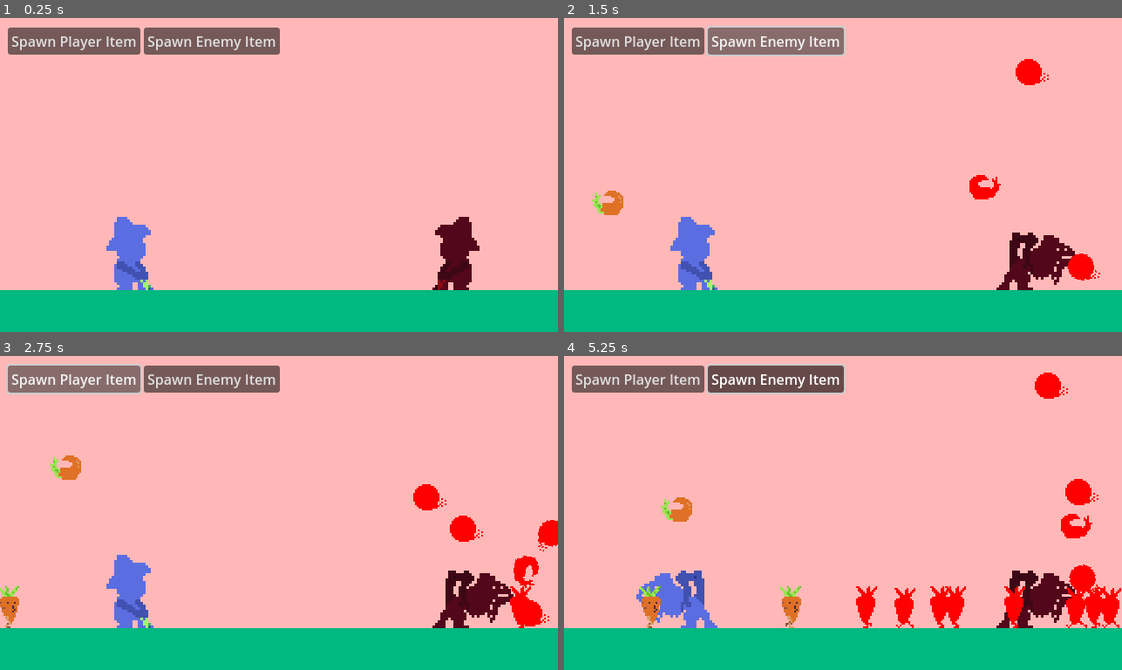
Above: before the commit, frames 1-4 (two rows, left to right).
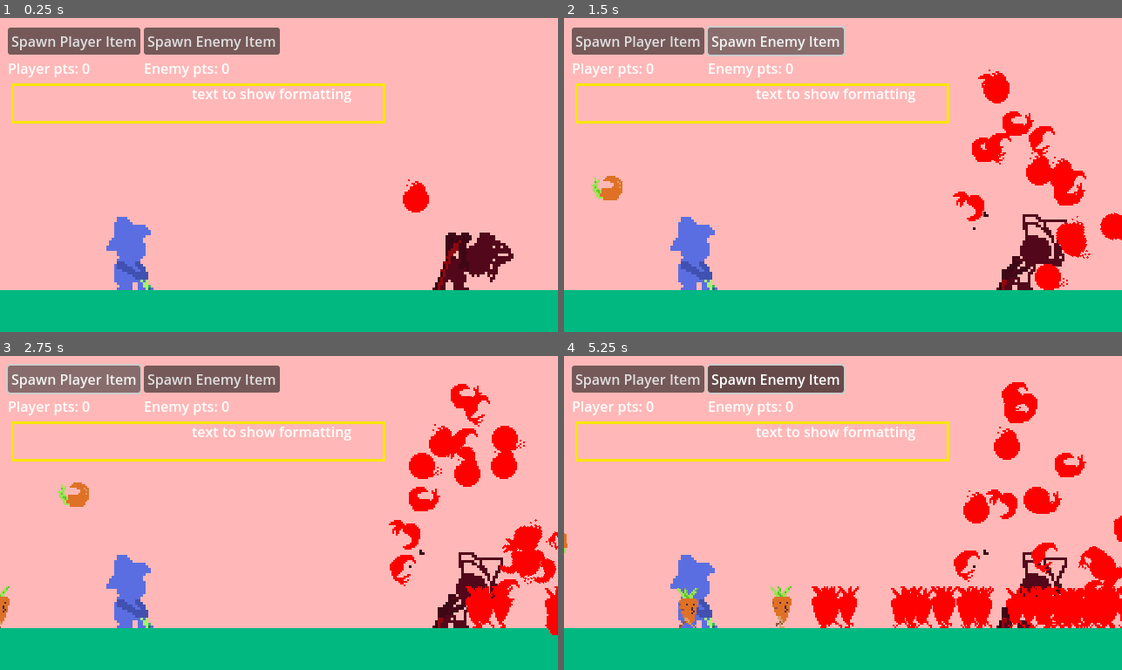
Above: after the commit, the same moments.

Repository: a3leong/farm-fiesta
Game: Godot game, scene res://main.tscn
Two runs of this game, one before a commit and one after it. Both use one fixed random seed, a clock stepped at 60 frames per second and the inputs below.
Inputs:
- Up to frame 1 (0.25 s): no input
- Up to frame 2 (1.5 s): click "Spawn Player Item" at 0.5 s; click "Spawn Enemy Item" at 1.25 s
- Up to frame 3 (2.75 s): click "Spawn Player Item" at 2 s
- Up to frame 4 (5.25 s): click "Spawn Enemy Item" at 2.75 s; click "Spawn Player Item" at 3.5 s; click "Spawn Enemy Item" at 4.25 s; hold Space (pick_item) from 5.03 s (still down)

The runs differ from the first frame. In frame 1, 3.6% of the frame differs, in the area x 1-93%, y 14-87%; in frame 2, 7.6%; in frame 3, 9.5%; in frame 4, 13%, in the area x 0-100%, y 5-87%.

Commit message:
feat: rps system for units with scorekeeping

Diff:
--- a/DebugUI.gd
+++ b/DebugUI.gd
@@ -3,9 +3,27 @@
 signal debugSpawnPlayerUnit
 signal debugSpawnEnemyUnit
 
+@onready var game_variables = get_node("/root/GameVariables")
+
+func _ready():
+	# Connect signals from globals
+	game_variables.player_score_update.connect(_handlePlayerScoreUpdate)
+	game_variables.enemy_score_update.connect(_handleEnemyScoreUpdate)
+
+func _handlePlayerScoreUpdate(score):
+	_update_player_pts(score)
+
+func _handleEnemyScoreUpdate(score):
+	_update_enemy_pts(score)
+
 func _on_spawn_player_pressed():
 	debugSpawnPlayerUnit.emit()
 
-
 func _on_spawn_enemy_pressed():
 	debugSpawnEnemyUnit.emit()
+
+func _update_player_pts(pts: int):
+	$GridContainer/PlayerPts.set_text("Player pts: " + str(pts))
+
+func _update_enemy_pts(pts: int):
+	$GridContainer/EnemyPts.set_text("Enemy pts: " + str(pts))
--- a/classes/Unit/carrotman.tscn
+++ b/classes/Unit/carrotman.tscn
@@ -1,8 +1,8 @@
-[gd_scene load_steps=24 format=3 uid="uid://3os4fnp5uhpe"]
+[gd_scene load_steps=24 format=3]
 
 [ext_resource type="Script" path="res://classes/Unit/carrotman.gd" id="1_gryj4"]
 [ext_resource type="Texture2D" uid="uid://cnf75xpg6rkw" path="res://assets/carrot-Sheet-Sheet.png" id="2_frsh3"]
-[ext_resource type="Texture2D" uid="uid://dqfu4nci5q3o" path="res://assets/carrot-spin-sheet.png" id="3_r8nm4"]
+[ext_resource type="Texture2D" uid="uid://dqfu4nci5q3o" path="res://assets/sprite_sheets/farmer/scissors/pluck.png" id="3_r8nm4"]
 
 [sub_resource type="PhysicsMaterial" id="PhysicsMaterial_uslyc"]
 rough = true
--- a/classes/Unit/unit.gd
+++ b/classes/Unit/unit.gd
@@ -12,13 +12,17 @@
 ## @tutorial:            http://the/tutorial1/url.com
 ## @tutorial(Tutorial2): http://the/tutorial2/url.com
 
-# TODO: Actually figure out how to explicit the enum from another class
-var activeState: int = UnitStateEnum.NONE # No init state to keep it explicit
-var unitOwner: int = UnitOwnerEnum.PLAYER
+# TODO: Actually figure out how to explicit the enum from another class (probably named?)
+var active_state: UnitStateEnum.VALUES = UnitStateEnum.VALUES.NONE # No init state to keep it explicit
+var unit_owner: UnitOwnerEnum.VALUES = UnitOwnerEnum.VALUES.PLAYER
 
-func init(initOwner: int):
-	$UnitStateWalking.init(initOwner)
-	$UnitStatePluck.init(initOwner)
+var unit_type
+
+func init(init_owner: UnitOwnerEnum.VALUES, init_type: UnitTypeEnum.VALUES):
+	unit_owner = init_owner
+	unit_type = init_type
+	$UnitStateWalking.init(init_owner, init_type)
+	$UnitStatePluck.init(init_owner, init_type)
 
 ## _die()
 ## Play death animation for unit then clean up memory
@@ -31,10 +35,10 @@
 ## TODO: I don't think this should apply to this case but special case needs to be made to
 ## actually set the position on a rigidbody2D after it's been spawned
 func _get_current_position() -> Vector2:
-	match(activeState):
-		UnitStateEnum.WALKING:
+	match(active_state):
+		UnitStateEnum.VALUES.WALKING:
 			return $UnitStateWalking.position
-		UnitStateEnum.PLUCK:
+		UnitStateEnum.VALUES.PLUCK:
 			return $UnitStatePluck/RigidBody2D.position
 
 	print("No matching state found!")
@@ -42,22 +46,22 @@
 ## set_state()
 ##
 ## Abstraction layer for setting active unit state
-func set_state(state: int, currentPos: Vector2):
-	activeState = state
+func set_state(state: UnitStateEnum.VALUES, currentPos: Vector2):
+	active_state = state
 	match(state):
-		UnitStateEnum.WALKING:
+		UnitStateEnum.VALUES.WALKING:
 			_set_state_walking(currentPos)
-		UnitStateEnum.PLUCK:
+		UnitStateEnum.VALUES.PLUCK:
 			_set_state_pluck(currentPos)
 
 ## call_state()
 ##
 ## Abstraction fn for calling a function with args for a unit state
-func call_state(state: int, method: String, args: Array):
+func call_state(state: UnitStateEnum.VALUES, method: String, args: Array):
 	match(state):
-		UnitStateEnum.WALKING:
+		UnitStateEnum.VALUES.WALKING:
 			$UnitStateWalking.callv(method, args)
-		UnitStateEnum.PLUCK:
+		UnitStateEnum.VALUES.PLUCK:
 			$UnitStatePluck.callv(method, args)
 
 ## _hidStates()
@@ -65,19 +69,19 @@
 ##
 ## exceptions -- State names to exclude in hiding
 func _hide_states(exceptions: Dictionary):
-	if !exceptions.has(UnitStateEnum.WALKING):
+	if !exceptions.has(UnitStateEnum.VALUES.WALKING):
 		$UnitStateWalking.set_as_inactive_state()
-	if !exceptions.has(UnitStateEnum.PLUCK):
+	if !exceptions.has(UnitStateEnum.VALUES.PLUCK):
 		$UnitStatePluck.set_as_inactive_state()
 
 func _set_state_walking(currentPos: Vector2):
-	_hide_states({ UnitStateEnum.WALKING: true })
+	_hide_states({ UnitStateEnum.VALUES.WALKING: true })
 	var positionToSet = currentPos if currentPos else _get_current_position()
 	$UnitStateWalking.set_as_active_state(positionToSet)
 	$UnitStateWalking.start_walk()
 
 func _set_state_pluck(currentPos: Vector2):
-	_hide_states({ UnitStateEnum.PLUCK: true })
+	_hide_states({ UnitStateEnum.VALUES.PLUCK: true })
 	var positionToSet = currentPos if currentPos else _get_current_position()
 	$UnitStatePluck.set_as_active_state(positionToSet)
 
@@ -85,9 +89,13 @@
 func _on_unit_state_pluck_bounced_twice(globalPosition: Vector2):
 	# We only want the x position, course correct so carrot is actually walking on the ground
 	var floorHeightPos = ProjectSettings.get_setting("display/window/size/viewport_height") - floorHeight
-	set_state(UnitStateEnum.WALKING, Vector2(globalPosition.x, floorHeightPos))
+	set_state(UnitStateEnum.VALUES.WALKING, Vector2(globalPosition.x, floorHeightPos))
 
 
-func _on_unit_state_walking_unit_collision(ownedUnit: Area2D, enemyUnit: Area2D):
-	unitCollide.emit(ownedUnit, enemyUnit)
-	_die()
+func _on_unit_state_walking_unit_collision(owned_unit: Area2D, enemy_unit: Area2D):
+	var fight_result = UnitTypeEnum.unit_matchup_results(owned_unit.unit_type, enemy_unit.unit_type)
+	if owned_unit.unit_owner == UnitOwnerEnum.VALUES.PLAYER:
+		unitCollide.emit(fight_result)
+	# 1 means win, 0 and -1 means die
+	if fight_result < 1:
+		_die()
--- a/classes/Unit/unit_state_pluck.gd
+++ b/classes/Unit/unit_state_pluck.gd
@@ -6,16 +6,18 @@
 
 var bounceCount = 0
 var emitted = false
-var unitOwner
+var unit_owner
+var unit_type
 
 # System called on script init
 func _init():
 	set_as_inactive_state()
 
 # Dev called init function
-func init(initOwner):
-	unitOwner = initOwner
-	if unitOwner == UnitOwnerEnum.ENEMY:
+func init(init_owner, init_type):
+	unit_owner = init_owner
+	unit_type = init_type
+	if unit_owner == UnitOwnerEnum.VALUES.ENEMY:
 		set_modulate(Color(255, 0, 0))
 
 func set_as_active_state(curPos: Vector2):
@@ -27,14 +29,14 @@
 	hide()
 	call_deferred("set_process_mode", ProcessMode.PROCESS_MODE_DISABLED)
 
-func start_pluck(unitOwnerValue, thrownForce: Vector2):
+func start_pluck(unit_owner_value, thrown_force: Vector2):
 	$RigidBody2D/AnimatedSprite2D.play("default")
 
-	if unitOwnerValue == ENEMY:
+	if unit_owner_value == ENEMY:
 		$RigidBody2D/AnimatedSprite2D.set_flip_h(true)
 
-	unitOwner = unitOwnerValue
-	$RigidBody2D.set_linear_velocity(Vector2(-thrownForce.x if unitOwnerValue == PLAYER else thrownForce.x, -thrownForce.y))
+	unit_owner = unit_owner_value
+	$RigidBody2D.set_linear_velocity(Vector2(-thrown_force.x if unit_owner_value == PLAYER else thrown_force.x, -thrown_force.y))
 
 func _on_rigid_body_2d_body_entered(body):
 	if body.name == "Ground":
--- a/classes/Unit/unit_state_pluck.tscn
+++ b/classes/Unit/unit_state_pluck.tscn
@@ -1,33 +1,33 @@
-[gd_scene load_steps=12 format=3 uid="uid://c3bqe2ckst7tx"]
+[gd_scene load_steps=12 format=3 uid="uid://jrseyta66pwc"]
 
-[ext_resource type="Texture2D" uid="uid://dqfu4nci5q3o" path="res://assets/carrot-spin-sheet.png" id="1_8f1ur"]
 [ext_resource type="Script" path="res://classes/Unit/unit_state_pluck.gd" id="1_ajuvx"]
+[ext_resource type="Texture2D" uid="uid://dqfu4nci5q3o" path="res://assets/sprite_sheets/farmer/scissors/pluck.png" id="2_pfpae"]
 
 [sub_resource type="PhysicsMaterial" id="PhysicsMaterial_8swnn"]
 bounce = 0.68
 
 [sub_resource type="AtlasTexture" id="AtlasTexture_eal82"]
-atlas = ExtResource("1_8f1ur")
+atlas = ExtResource("2_pfpae")
 region = Rect2(0, 0, 24, 24)
 
 [sub_resource type="AtlasTexture" id="AtlasTexture_twjy0"]
-atlas = ExtResource("1_8f1ur")
+atlas = ExtResource("2_pfpae")
 region = Rect2(24, 0, 24, 24)
 
 [sub_resource type="AtlasTexture" id="AtlasTexture_3gmy1"]
-atlas = ExtResource("1_8f1ur")
+atlas = ExtResource("2_pfpae")
 region = Rect2(48, 0, 24, 24)
 
 [sub_resource type="AtlasTexture" id="AtlasTexture_qs8s8"]
-atlas = ExtResource("1_8f1ur")
+atlas = ExtResource("2_pfpae")
 region = Rect2(72, 0, 24, 24)
 
 [sub_resource type="AtlasTexture" id="AtlasTexture_6lqhc"]
-atlas = ExtResource("1_8f1ur")
+atlas = ExtResource("2_pfpae")
 region = Rect2(96, 0, 24, 24)
 
 [sub_resource type="AtlasTexture" id="AtlasTexture_ylr3j"]
-atlas = ExtResource("1_8f1ur")
+atlas = ExtResource("2_pfpae")
 region = Rect2(120, 0, 24, 24)
 
 [sub_resource type="SpriteFrames" id="SpriteFrames_pg68l"]
--- a/classes/Unit/unit_state_walking.gd
+++ b/classes/Unit/unit_state_walking.gd
@@ -3,7 +3,8 @@
 var speed: float = 100
 
 var isWalking = false
-var unitOwner
+var unit_owner
+var unit_type
 
 signal unit_collision
 
@@ -12,10 +13,11 @@
 	set_as_inactive_state()
 
 # Dev called init function
-func init(initOwner):
-	unitOwner = initOwner
-	$Area2D.init(unitOwner)
-	if unitOwner == UnitOwnerEnum.ENEMY:
+func init(init_owner, init_type):
+	unit_owner = init_owner
+	unit_type = init_type
+	$Area2D.init(unit_owner, init_type)
+	if unit_owner == UnitOwnerEnum.VALUES.ENEMY:
 		$Area2D/AnimatedSprite2D.set_flip_h(true)
 		speed = -speed
 		set_modulate(Color(255, 0, 0))
@@ -34,5 +36,5 @@
 
 
 func _on_area_2d_area_entered(area):
-	if unitOwner != area.unitOwner:
+	if unit_owner != area.unit_owner:
 		unit_collision.emit($Area2D, area)
--- a/classes/Unit/unit_state_walking.tscn
+++ b/classes/Unit/unit_state_walking.tscn
@@ -1,23 +1,23 @@
-[gd_scene load_steps=10 format=3 uid="uid://d2w0bnyplubyx"]
+[gd_scene load_steps=10 format=3 uid="uid://dhxr22ekp6ckp"]
 
 [ext_resource type="Script" path="res://classes/Unit/unit_state_walking.gd" id="1_28cq0"]
-[ext_resource type="Texture2D" uid="uid://conmcqk5yptos" path="res://assets/carrot-walk-Sheet.png" id="2_2e1u8"]
 [ext_resource type="Script" path="res://classes/Unit/unit_state_walking_area2d.gd" id="2_q1oxw"]
+[ext_resource type="Texture2D" uid="uid://conmcqk5yptos" path="res://assets/sprite_sheets/farmer/scissors/walking.png" id="3_cwwsl"]
 
 [sub_resource type="AtlasTexture" id="AtlasTexture_mk376"]
-atlas = ExtResource("2_2e1u8")
+atlas = ExtResource("3_cwwsl")
 region = Rect2(0, 0, 24, 24)
 
 [sub_resource type="AtlasTexture" id="AtlasTexture_n81bs"]
-atlas = ExtResource("2_2e1u8")
+atlas = ExtResource("3_cwwsl")
 region = Rect2(24, 0, 24, 24)
 
 [sub_resource type="AtlasTexture" id="AtlasTexture_741td"]
-atlas = ExtResource("2_2e1u8")
+atlas = ExtResource("3_cwwsl")
 region = Rect2(48, 0, 24, 24)
 
 [sub_resource type="AtlasTexture" id="AtlasTexture_nwutf"]
-atlas = ExtResource("2_2e1u8")
+atlas = ExtResource("3_cwwsl")
 region = Rect2(72, 0, 24, 24)
 
 [sub_resource type="SpriteFrames" id="SpriteFrames_opyln"]
--- a/classes/Unit/unit_state_walking_area2d.gd
+++ b/classes/Unit/unit_state_walking_area2d.gd
@@ -1,7 +1,9 @@
 extends Area2D
 # This script exists to hold the unit owner property
 
-var unitOwner = UnitOwnerEnum.PLAYER
+var unit_owner: UnitOwnerEnum.VALUES = UnitOwnerEnum.VALUES.PLAYER
+var unit_type: UnitTypeEnum.VALUES = UnitTypeEnum.VALUES.ROCK
 
-func init(newUnitOwner: int):
-	unitOwner = newUnitOwner
+func init(init_owner: UnitOwnerEnum.VALUES, init_type):
+	unit_owner = init_owner
+	unit_type = init_type
--- /dev/null
+++ b/classes/Unit/units.json
@@ -0,0 +1,20 @@
+{
+	"farmer": {
+		"rock": {
+		},
+		"paper": {
+			"sprites": {
+				"pluck": "",
+				"walking": "",
+				"die": ""
+			}
+		},
+		"scissors": {
+			"sprites": {
+				"pluck": "",
+				"walking": "",
+				"die": ""
+			}
+		}
+	}
+}
--- a/debug_ui.tscn
+++ b/debug_ui.tscn
@@ -29,5 +29,13 @@
 layout_mode = 2
 text = "Spawn Enemy Item"
 
+[node name="PlayerPts" type="Label" parent="GridContainer"]
+layout_mode = 2
+text = "Player pts: 0"
+
+[node name="EnemyPts" type="Label" parent="GridContainer"]
+layout_mode = 2
+text = "Enemy pts: 0"
+
 [connection signal="pressed" from="GridContainer/SpawnPlayer" to="." method="_on_spawn_player_pressed"]
 [connection signal="pressed" from="GridContainer/SpawnEnemy" to="." method="_on_spawn_enemy_pressed"]
--- a/enums/unit_owner.gd
+++ b/enums/unit_owner.gd
@@ -1,5 +1,5 @@
 class_name UnitOwnerEnum
-enum {
+enum VALUES {
 	PLAYER,
 	ENEMY
 }
--- a/enums/unit_state.gd
+++ b/enums/unit_state.gd
@@ -1,5 +1,5 @@
 class_name UnitStateEnum
-enum {
+enum VALUES {
 	NONE,
 	WALKING,
 	PLUCK
--- /dev/null
+++ b/enums/unit_type.gd
@@ -0,0 +1,27 @@
+class_name UnitTypeEnum
+
+enum VALUES {
+	ROCK,
+	PAPER,
+	SCISSORS
+}
+
+# Returns -1 if unit loses to
+# Returns 0 if unit is even
+# Returns 1 if unit beats other unit
+# This logic only accounts for RPS, if you add more complexity update this fn
+static func unit_matchup_results(u1_type, u2_type) -> int:
+	if u1_type == u2_type:
+		print("NOBODY WINS")
+		return 0
+
+	var return_value = -2
+
+	if u1_type == VALUES.ROCK:
+		return_value =  1 if u2_type == VALUES.SCISSORS else -1
+	if u1_type == VALUES.PAPER:
+		return_value = 1 if u2_type == VALUES.ROCK else -1
+	if u1_type == VALUES.SCISSORS:
+		return_value =  1 if u2_type == VALUES.PAPER else -1
+
+	return return_value
--- /dev/null
+++ b/globals/game_variables.gd
@@ -0,0 +1,23 @@
+extends Node
+
+signal player_score_update
+signal enemy_score_update
+
+var player_score = 0
+var enemy_score = 0
+
+enum UNIT_OWNER {PLAYER, ENEMY}
+
+func _set_score(unitOwner: UNIT_OWNER, score: int):
+	if unitOwner == UNIT_OWNER.PLAYER:
+		player_score = score
+		player_score_update.emit(score)
+	if unitOwner == UNIT_OWNER.ENEMY:
+		enemy_score = score
+		enemy_score_update.emit(score)
+
+func inc_player_score():
+	_set_score(UNIT_OWNER.PLAYER, player_score + 1)
+
+func inc_enemy_score():
+	_set_score(UNIT_OWNER.ENEMY, enemy_score + 1)
--- a/main.gd
+++ b/main.gd
@@ -4,7 +4,7 @@
 @export var spawn_throw_force = Vector2(100, 400)
 @export var spawn_throw_variance_y = 300
 @export var spawn_throw_variance_x = 50
-
+@onready var game_variables = get_node("/root/GameVariables")
 const unitEmitter = preload("res://classes/Unit/unit.tscn")
 
 func _generateRandomPluck2DVector():
@@ -20,17 +20,27 @@
 
 func _on_debug_ui_debug_spawn_enemy_unit():
 	print("debug: spawn enemy unit")
-	spawn_unit(UnitOwnerEnum.ENEMY)
+	spawn_unit(UnitOwnerEnum.VALUES.ENEMY, UnitTypeEnum.VALUES.ROCK)
 
 
 func _on_debug_ui_debug_spawn_player_unit():
 	print("debug: spawn player unit")
-	spawn_unit(UnitOwnerEnum.PLAYER)
+	spawn_unit(UnitOwnerEnum.VALUES.PLAYER, UnitTypeEnum.VALUES.ROCK)
 
-func _input(event):
-	if (event.is_action_pressed("pick_item")):
+func _input(event: InputEvent):
+	if event.is_action_pressed("rock") || event.is_action_pressed("paper") || event.is_action_pressed("scissors"):
 		$Farmer.pick_item()
-		spawn_unit(UnitOwnerEnum.PLAYER)
+		var eventAsEnum
+		if event.is_action_pressed("rock"):
+			eventAsEnum = UnitTypeEnum.VALUES.ROCK
+		elif event.is_action_pressed("paper"):
+			eventAsEnum = UnitTypeEnum.VALUES.PAPER
+		elif event.is_action_pressed("scissors"):
+			eventAsEnum = UnitTypeEnum.VALUES.SCISSORS
+		else:
+			print("Error occured, unrecognized input for unit spawn")
+			eventAsEnum = UnitTypeEnum.VALUES.ROCK
+		spawn_unit(UnitOwnerEnum.VALUES.PLAYER, eventAsEnum)
 
 #func spawn_unit_OLD(unitOwner):
 #	var spawnedUnit = carrotmanScene.instantiate()
@@ -46,31 +56,43 @@
 #	$AudioManager.pluckUp(pluckSFXPitchScale)
 #	add_child(spawnedUnit)
 
+## _on_unit_collide
+## Describes to the game runner who the winner of a unit collision is.
+## The unit management of the fight results is handled by the reporting nodes.
+## Since the only one reporting the fight is the player's unit, we don't have to
+## account for fight results from the enemy unit.
+##
+## fight_winner - -1 means enemy won, 0 means tie, 1 means player unit won
+func _on_unit_collide(fight_winner: int):
+	# Nothing happens on tie to the scores
+	if fight_winner == 1:
+		game_variables.inc_player_score()
+	elif fight_winner == -1:
+		game_variables.inc_enemy_score()
 
-func _on_unit_collide(playerUnit: Area2D, enemyUnit: Area2D):
-	print("on unit collide signal")
+func spawn_unit(unit_owner: UnitOwnerEnum.VALUES, unit_type: UnitTypeEnum.VALUES):
+	var spawned_scene = unitScene.instantiate()
+	spawned_scene.unitCollide.connect(_on_unit_collide)
 
-func spawn_unit(unitOwner):
-	var spawnedUnit = unitScene.instantiate()
-	spawnedUnit.unitCollide.connect(_on_unit_collide)
+	var start_position
+	if unit_owner == UnitOwnerEnum.VALUES.PLAYER:
+		start_position = $PlayerUnitSpawnPosition.position
+	else:
+		start_position = $EnemyUnitSpawnPosition.position
 
-	var startPosition
-	if unitOwner == UnitOwnerEnum.PLAYER:
-		startPosition = $PlayerUnitSpawnPosition.position
-	else:
-		startPosition = $EnemyUnitSpawnPosition.position
-
-	var pluckForceVector = _generateRandomPluck2DVector()
-	var pluckSFXPitchScale = ((pluckForceVector.y - spawn_throw_force.y) / spawn_throw_variance_y * .25) + .75
-	spawnedUnit.init(unitOwner)
-	spawnedUnit.set_state(UnitStateEnum.PLUCK, startPosition)
-	spawnedUnit.call_state(UnitStateEnum.PLUCK, "start_pluck", [unitOwner, pluckForceVector])
+	var pluck_force = _generateRandomPluck2DVector()
+	var pluckSFXPitchScale = ((pluck_force.y - spawn_throw_force.y) / spawn_throw_variance_y * .25) + .75
+	spawned_scene.init(unit_owner, unit_type)
+	spawned_scene.set_state(UnitStateEnum.VALUES.PLUCK, start_position)
+	spawned_scene.call_state(UnitStateEnum.VALUES.PLUCK, "start_pluck", [unit_owner, pluck_force])
 	$AudioManager.pluck_up(pluckSFXPitchScale)
-	add_child(spawnedUnit)
+	add_child(spawned_scene)
 
 func _on_enemy_farmer_pick_timer_timeout():
 	# Attempt to randomize to simulate player input
 	var shouldSpawnEnemy = randi() % 2 # Gives random value of either 0 or 1
 	if shouldSpawnEnemy == 0:
 		$EnemyFarmer.pick_item()
-		spawn_unit(UnitOwnerEnum.ENEMY)
+		var unitTypeInt = randi() % UnitTypeEnum.VALUES.size()
+		print(UnitTypeEnum.VALUES.keys()[unitTypeInt])
+		spawn_unit(UnitOwnerEnum.VALUES.ENEMY, UnitTypeEnum.VALUES.values()[unitTypeInt])
--- a/main.tscn
+++ b/main.tscn
@@ -1,10 +1,11 @@
-[gd_scene load_steps=7 format=3 uid="uid://cksvr8m5rm5x3"]
+[gd_scene load_steps=8 format=3 uid="uid://cksvr8m5rm5x3"]
 
 [ext_resource type="PackedScene" uid="uid://dx36xgy83f8vw" path="res://debug_ui.tscn" id="1_3ksjr"]
 [ext_resource type="Script" path="res://main.gd" id="1_rkl1y"]
 [ext_resource type="PackedScene" uid="uid://c1cm7khls3r1w" path="res://classes/Unit/unit.tscn" id="2_gnb1n"]
 [ext_resource type="PackedScene" uid="uid://c6lmx45nhktp" path="res://audio_manager.tscn" id="3_502kr"]
 [ext_resource type="PackedScene" uid="uid://bi2ji4jbpjtyy" path="res://classes/Player/farmer.tscn" id="4_2eqrv"]
+[ext_resource type="PackedScene" uid="uid://dldaqt5rq5ah2" path="res://ui.tscn" id="5_tlqvg"]
 
 [sub_resource type="RectangleShape2D" id="RectangleShape2D_4if47"]
 size = Vector2(2000, 48)
@@ -12,6 +13,7 @@
 [node name="Main" type="Node2D"]
 script = ExtResource("1_rkl1y")
 unitScene = ExtResource("2_gnb1n")
+enemySpawnSpeed = 0.05
 
 [node name="AudioManager" parent="." instance=ExtResource("3_502kr")]
 
@@ -48,6 +50,12 @@
 
 [node name="DebugUI" parent="." instance=ExtResource("1_3ksjr")]
 
+[node name="UI" parent="." instance=ExtResource("5_tlqvg")]
+offset_left = -8.0
+offset_top = 64.0
+offset_right = -8.0
+offset_bottom = 64.0
+
 [node name="Farmer" parent="." instance=ExtResource("4_2eqrv")]
 position = Vector2(152, 264)
 
--- a/project.godot
+++ b/project.godot
@@ -14,6 +14,10 @@
 run/main_scene="res://main.tscn"
 config/features=PackedStringArray("4.0", "GL Compatibility")
 config/icon="res://icon.svg"
+
+[autoload]
+
+GameVariables="*res://globals/game_variables.gd"
 
 [debug]
 
@@ -40,6 +44,21 @@
 "events": [Object(InputEventKey,"resource_local_to_scene":false,"resource_name":"","device":-1,"window_id":0,"alt_pressed":false,"shift_pressed":false,"ctrl_pressed":false,"meta_pressed":false,"pressed":false,"keycode":0,"physical_keycode":32,"key_label":0,"unicode":32,"echo":false,"script":null)
 ]
 }
+rock={
+"deadzone": 0.5,
+"events": [Object(InputEventKey,"resource_local_to_scene":false,"resource_name":"","device":-1,"window_id":0,"alt_pressed":false,"shift_pressed":false,"ctrl_pressed":false,"meta_pressed":false,"pressed":false,"keycode":0,"physical_keycode":90,"key_label":0,"unicode":122,"echo":false,"script":null)
+]
+}
+paper={
+"deadzone": 0.5,
+"events": [Object(InputEventKey,"resource_local_to_scene":false,"resource_name":"","device":-1,"window_id":0,"alt_pressed":false,"shift_pressed":false,"ctrl_pressed":false,"meta_pressed":false,"pressed":false,"keycode":0,"physical_keycode":88,"key_label":0,"unicode":120,"echo":false,"script":null)
+]
+}
+scissors={
+"deadzone": 0.5,
+"events": [Object(InputEventKey,"resource_local_to_scene":false,"resource_name":"","device":-1,"window_id":0,"alt_pressed":false,"shift_pressed":false,"ctrl_pressed":false,"meta_pressed":false,"pressed":false,"keycode":0,"physical_keycode":67,"key_label":0,"unicode":99,"echo":false,"script":null)
+]
+}
 
 [layer_names]
 
--- a/ui.gd
+++ b/ui.gd
@@ -1,4 +1,5 @@
 extends Control
+@onready var game_variables = get_node("/root/GameVariables")
 
 var counter = 0
 var gradualCounter = 0 # Make counter fill more gradual
@@ -14,13 +15,13 @@
 			speed /= deacceleration
 		if gradualCounter > counter:
 			gradualCounter = counter
-		print(speed)
-		print(gradualCounter)
-		print(counter)
 		($TextureProgressBar as TextureProgressBar).set_value(gradualCounter)
 	else:
 		speed = start_speed
 
-func _input(event):
-	if (event.is_action_pressed("pick_item")):
-		counter += 20
+func _ready():
+	# Connect signals from globals
+	game_variables.player_score_update.connect(_handlePlayerScoreUpdate)
+
+func _handlePlayerScoreUpdate(score):
+	counter = score
Binary file added: assets/potato-walk.ase
Binary file added: assets/sprite_sheets/farmer/paper/walking.png
Not shown, added: assets/sprite_sheets/farmer/paper/walking.png.import
Binary file added: assets/sprite_sheets/farmer/rock/walking.png
Not shown, changed: assets/sprite_sheets/farmer/rock/walking.png.import
Renamed: assets/carrot-spin-sheet.png -> assets/sprite_sheets/farmer/scissors/pluck.png
Not shown, changed: assets/sprite_sheets/farmer/scissors/pluck.png.import
Renamed: assets/carrot-walk-Sheet.png -> assets/sprite_sheets/farmer/scissors/walking.png
Not shown, added: assets/sprite_sheets/farmer/scissors/walking.png.import
Binary file added: assets/tomatoe-walk.ase
Not shown: 1 places in classes/Unit/unit.tscn that only renumber resources
Not shown, removed: classes/Unit/unit_state_walking.tscn.depren
